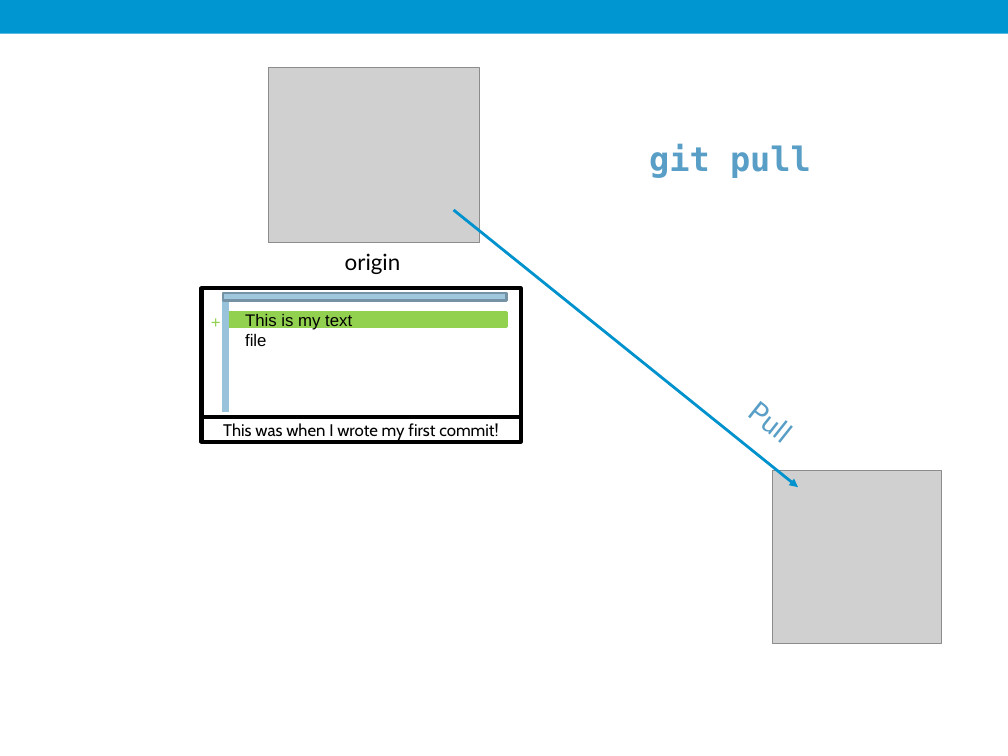
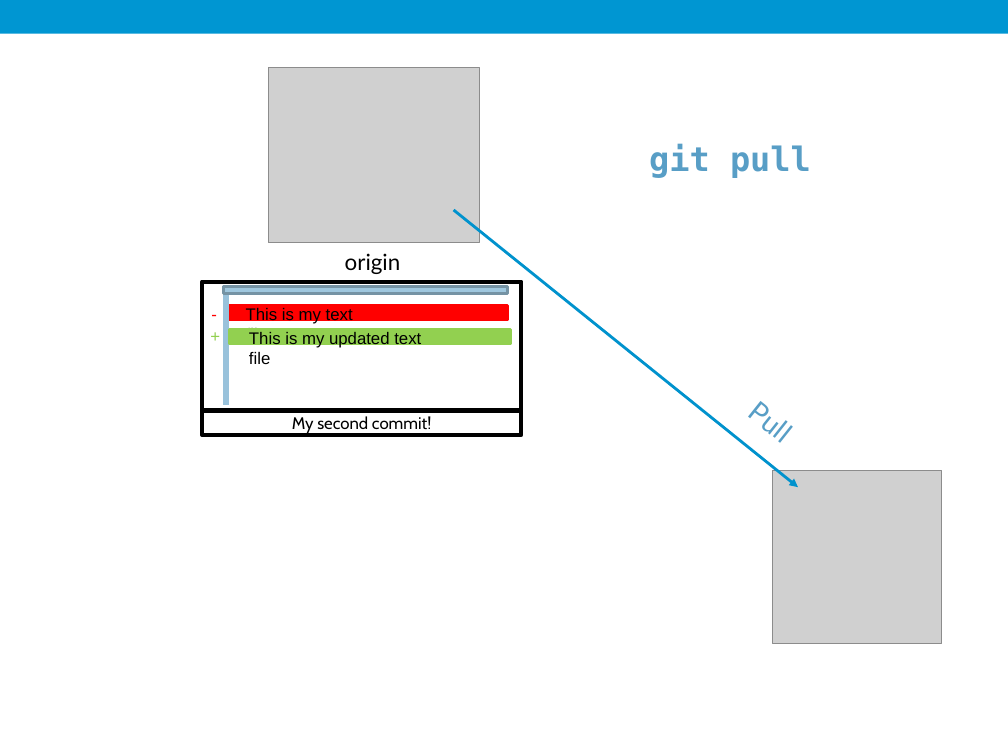
Before and after one commit to UI-Research/GitHub-Training-External, a slide deck: slide 41 of Intro.pptx (slide 30 before the commit). Drawn at 1008x756 pixels with LibreOffice and Linux fonts; fonts in the diff are those of the drawing; grey boxes stand for pictures; background and template pictures are left out. Boxes give left, top, right and bottom in pixels: in the first picture for what was removed or moved away, otherwise in the second. Text is boxed around its words. In the diff, an @@ line names an element or a change of style, - is before the commit and + after.

```diff
--- a/Intro.pptx
+++ b/Intro.pptx
@@ text added at box(202, 298, 228, 329), 12 pt, text #FF0000 @@
+-
@@ text "+": place and size @@
-text "+" at box(201, 307, 230, 338)
+text "+" at box(201, 321, 230, 351)
@@ rectangle added at box(226, 305, 507, 320), fill #FF0000, outline #FF0000 2 pt @@
@@ rectangle: place and size @@
-rectangle at box(226, 312, 507, 327)
+rectangle at box(229, 330, 510, 344)
@@ text added at box(249, 332, 421, 364), 12 pt, text #000000 @@
+This is my updated text file
@@ 3 rectangles, 1 text, 1 line: place and size @@
-3 rectangles, 1 text, 1 line at box(202, 288, 521, 442)
+3 rectangles, 1 text, 1 line at box(203, 281, 522, 434)
@@ text in rectangle at box(292, 416, 431, 433): text changed @@
-This was when I wrote my first commit!
+My second commit!
```
Also in this commit, not shown: 5 other slides changed, 14 slides added.
